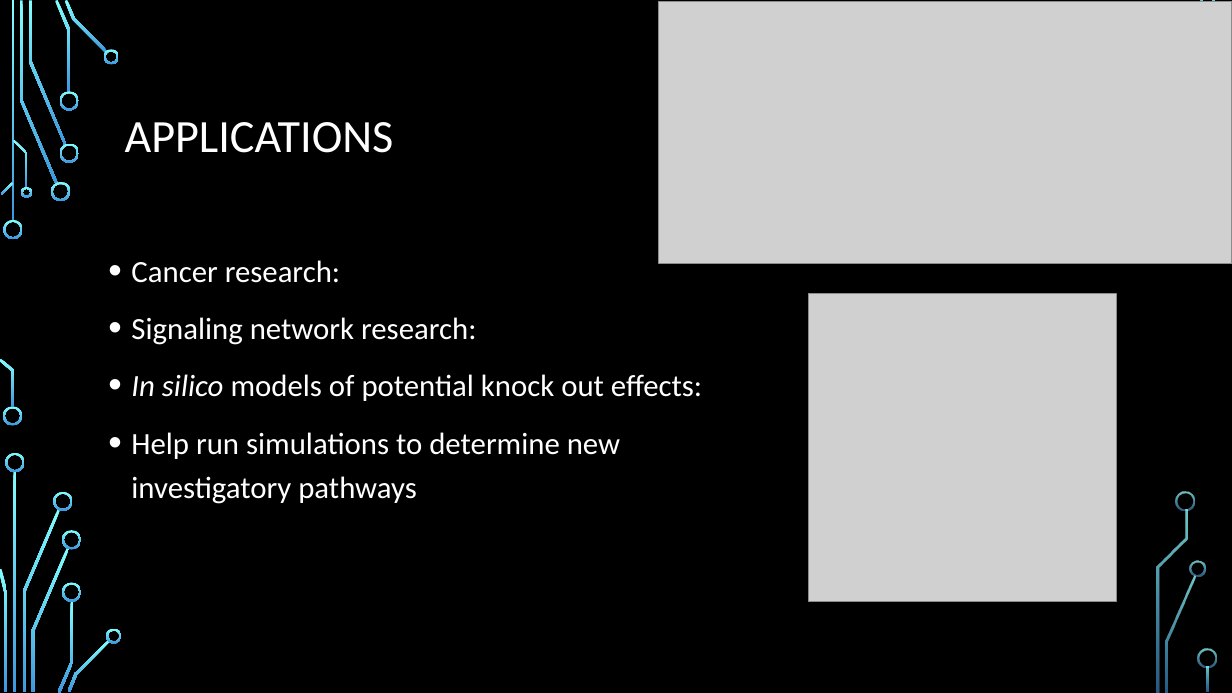
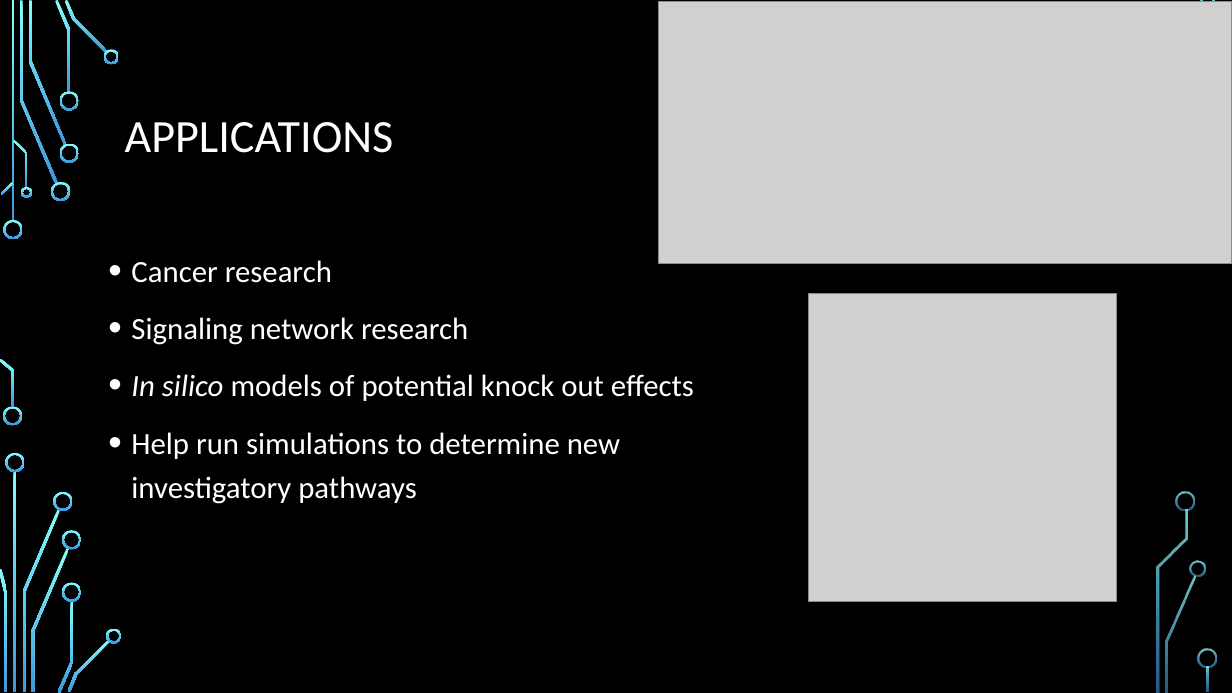
Before and after one commit to saleisha57/Bioinformatics_Final, a slide deck: slide 4 of Aleisha PowerPoint Edit.pptx (slide 3 before the commit). Drawn at 1232x693 pixels with LibreOffice and Linux fonts; fonts in the diff are those of the drawing; grey boxes stand for pictures; background and template pictures are left out. Boxes give left, top, right and bottom in pixels: in the first picture for what was removed or moved away, otherwise in the second. Text is boxed around its words. In the diff, an @@ line names an element or a change of style, - is before the commit and + after.

```diff
--- a/Aleisha PowerPoint Edit.pptx
+++ b/Aleisha PowerPoint Edit.pptx
@@ text at [131, 260, 694, 401]: text changed @@
-• Cancer research:
-• Signaling network research:
-• In silico models of potential knock out effects:
+• Cancer research
+• Signaling network research
+• In silico models of potential knock out effects
```
Also in this commit, not shown: 1 slide added.
